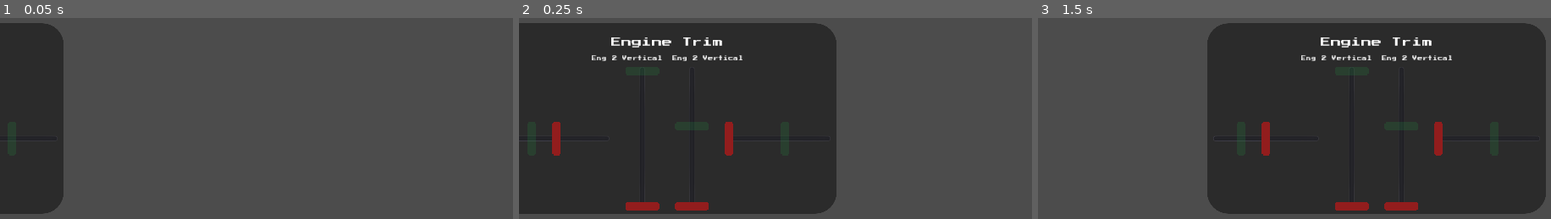
Above: before the commit, frames 1-3 (left to right).
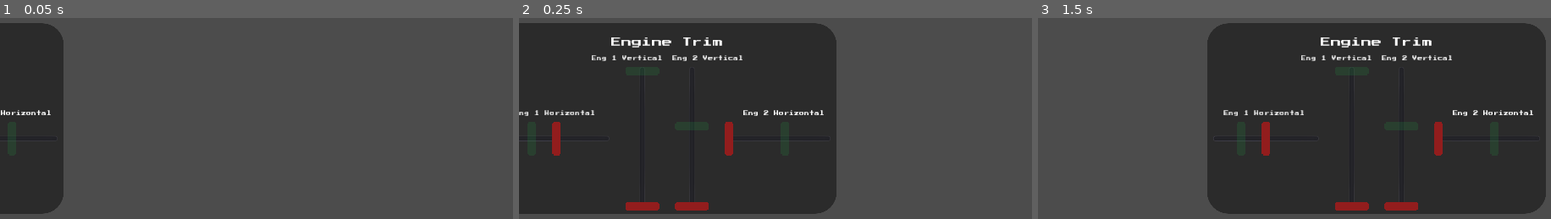
Above: after the commit, the same moments.

Repository: GTNT-Github/Astronaut-of-the-Month
Game: Godot game, scene res://assets/scenes/jobs/engineTrim.tscn
Two runs of this game, one before a commit and one after it. Both use one fixed random seed, a clock stepped at 60 frames per second and the inputs below. This scene is started directly instead of the project's main scene.
Inputs:
- Up to frame 1 (0.05 s): no input
- Up to frame 2 (0.25 s): no input
- Up to frame 3 (1.5 s): tap Enter at 0.5 s; hold D (ui_right) 0.53-1.28 s; tap Space at 1.25 s; hold S (ui_down) from 1.28 s (still down)

The runs differ from the first frame. In frame 1, 0.1% of the frame differs, in the area x 0-10%, y 45-49%; in frame 2, 0.4%; in frame 3, 0.4%, in the area x 36-97%, y 18-49%.

Commit message:
Client - Temp task

Diff:
--- a/Client/assets/scenes/jobs/chartCourse.tscn
+++ b/Client/assets/scenes/jobs/chartCourse.tscn
@@ -14,6 +14,12 @@
 size = 20
 use_filter = true
 font_data = ExtResource( 2 )
+
+[sub_resource type="DynamicFont" id=3]
+font_data = ExtResource( 2 )
+
+[sub_resource type="StyleBoxFlat" id=4]
+bg_color = Color( 0.0392157, 0.662745, 0, 1 )
 
 [node name="chartCourse" type="Panel"]
 anchor_right = 1.0
@@ -33,3 +39,127 @@
 text = "Input Waypoints"
 align = 1
 valign = 1
+
+[node name="Waypoints" type="GridContainer" parent="."]
+anchor_left = 0.5
+anchor_top = 0.5
+anchor_right = 0.5
+anchor_bottom = 0.5
+margin_left = -201.5
+margin_top = -95.0
+margin_right = 201.5
+margin_bottom = 95.0
+custom_constants/vseparation = 15
+custom_constants/hseparation = 100
+columns = 2
+
+[node name="Input0" type="LineEdit" parent="Waypoints"]
+margin_right = 202.0
+margin_bottom = 26.0
+size_flags_horizontal = 3
+custom_colors/font_color_uneditable = Color( 0, 0, 0, 1 )
+custom_fonts/font = SubResource( 3 )
+custom_styles/read_only = SubResource( 4 )
+align = 1
+max_length = 5
+placeholder_text = "Waypoint #1"
+caret_blink = true
+
+[node name="Waypoint0" type="Label" parent="Waypoints"]
+margin_left = 302.0
+margin_top = 5.0
+margin_right = 403.0
+margin_bottom = 21.0
+rect_min_size = Vector2( 101, 0 )
+custom_fonts/font = SubResource( 3 )
+text = "WWWWW"
+
+[node name="Input1" type="LineEdit" parent="Waypoints"]
+margin_top = 41.0
+margin_right = 202.0
+margin_bottom = 67.0
+size_flags_horizontal = 3
+custom_colors/font_color_uneditable = Color( 0, 0, 0, 1 )
+custom_fonts/font = SubResource( 3 )
+custom_styles/read_only = SubResource( 4 )
+align = 1
+max_length = 5
+placeholder_text = "Waypoint #2"
+
+[node name="Waypoint1" type="Label" parent="Waypoints"]
+margin_left = 302.0
+margin_top = 46.0
+margin_right = 403.0
+margin_bottom = 62.0
+rect_min_size = Vector2( 101, 0 )
+custom_fonts/font = SubResource( 3 )
+text = "WWWWW"
+
+[node name="Input2" type="LineEdit" parent="Waypoints"]
+margin_top = 82.0
+margin_right = 202.0
+margin_bottom = 108.0
+size_flags_horizontal = 3
+custom_colors/font_color_uneditable = Color( 0, 0, 0, 1 )
+custom_fonts/font = SubResource( 3 )
+custom_styles/read_only = SubResource( 4 )
+align = 1
+max_length = 5
+placeholder_text = "Waypoint #3"
+
+[node name="Waypoint2" type="Label" parent="Waypoints"]
+margin_left = 302.0
+margin_top = 87.0
+margin_right = 403.0
+margin_bottom = 103.0
+rect_min_size = Vector2( 101, 0 )
+custom_fonts/font = SubResource( 3 )
+text = "WWWWW"
+
+[node name="Input3" type="LineEdit" parent="Waypoints"]
+margin_top = 123.0
+margin_right = 202.0
+margin_bottom = 149.0
+size_flags_horizontal = 3
+custom_colors/font_color_uneditable = Color( 0, 0, 0, 1 )
+custom_fonts/font = SubResource( 3 )
+custom_styles/read_only = SubResource( 4 )
+align = 1
+max_length = 5
+placeholder_text = "Waypoint #4"
+
+[node name="Waypoint3" type="Label" parent="Waypoints"]
+margin_left = 302.0
+margin_top = 128.0
+margin_right = 403.0
+margin_bottom = 144.0
+rect_min_size = Vector2( 101, 0 )
+custom_fonts/font = SubResource( 3 )
+text = "WWWWW"
+
+[node name="Input4" type="LineEdit" parent="Waypoints"]
+margin_top = 164.0
+margin_right = 202.0
+margin_bottom = 190.0
+size_flags_horizontal = 3
+custom_colors/font_color_uneditable = Color( 0, 0, 0, 1 )
+custom_fonts/font = SubResource( 3 )
+custom_styles/read_only = SubResource( 4 )
+align = 1
+max_length = 5
+placeholder_text = "Waypoint #5"
+
+[node name="Waypoint4" type="Label" parent="Waypoints"]
+margin_left = 302.0
+margin_top = 169.0
+margin_right = 403.0
+margin_bottom = 185.0
+rect_min_size = Vector2( 101, 0 )
+custom_fonts/font = SubResource( 3 )
+text = "WWWWW"
+
+[connection signal="text_changed" from="Waypoints/Input0" to="." method="_waypoint_entered" binds= [ 0 ]]
+[connection signal="text_changed" from="Waypoints/Input1" to="." method="_waypoint_entered" binds= [ 1 ]]
+[connection signal="text_changed" from="Waypoints/Input2" to="." method="_waypoint_entered" binds= [ 2 ]]
+[connection signal="text_changed" from="Waypoints/Input3" to="." method="_waypoint_entered" binds= [ 3 ]]
+[connection signal="text_changed" from="Waypoints/Input4" to="." method="_waypoint_entered" binds= [ 4 ]]
--- a/Client/assets/scenes/jobs/engineTrim.tscn
+++ b/Client/assets/scenes/jobs/engineTrim.tscn
@@ -25,12 +25,14 @@
 font_data = ExtResource( 5 )
 
 [node name="engineTrim" type="Panel"]
-anchor_right = 1.0
-anchor_bottom = 1.0
-margin_left = 274.0
-margin_top = 68.0
-margin_right = -366.0
-margin_bottom = -292.0
+anchor_left = 0.5
+anchor_top = 0.5
+anchor_right = 0.5
+anchor_bottom = 0.5
+margin_left = -320.0
+margin_top = -180.0
+margin_right = 320.0
+margin_bottom = 180.0
 custom_styles/panel = SubResource( 1 )
 script = ExtResource( 6 )
 
@@ -119,18 +121,29 @@
 margin_bottom = 64.0
 texture = ExtResource( 3 )
 
-[node name="Label2" type="Label" parent="."]
+[node name="Eng1V2" type="Label" parent="."]
+anchor_right = 1.0
+margin_left = 27.0
+margin_top = 166.0
+margin_right = -453.0
+margin_bottom = 176.0
+custom_fonts/font = SubResource( 2 )
+text = "Eng 1 Horizontal"
+align = 1
+valign = 1
+
+[node name="Eng1V" type="Label" parent="."]
 anchor_right = 1.0
 margin_left = 170.0
 margin_top = 62.0
 margin_right = -330.0
 margin_bottom = 72.0
 custom_fonts/font = SubResource( 2 )
-text = "Eng 2 Vertical"
+text = "Eng 1 Vertical"
 align = 2
 valign = 1
 
-[node name="Label3" type="Label" parent="."]
+[node name="Eng2V" type="Label" parent="."]
 anchor_right = 1.0
 margin_left = 330.0
 margin_top = 62.0
@@ -138,6 +151,17 @@
 margin_bottom = 72.0
 custom_fonts/font = SubResource( 2 )
 text = "Eng 2 Vertical"
+valign = 1
+
+[node name="Eng1V3" type="Label" parent="."]
+anchor_right = 1.0
+margin_left = 460.0
+margin_top = 166.0
+margin_right = -20.0
+margin_bottom = 176.0
+custom_fonts/font = SubResource( 2 )
+text = "Eng 2 Horizontal"
+align = 1
 valign = 1
 
 [connection signal="drag_ended" from="Sliders/Engine0" to="." method="_value_set" binds= [ 0 ]]
--- /dev/null
+++ b/Client/assets/scenes/jobs/temperature.tscn
@@ -0,0 +1,103 @@
+[gd_scene load_steps=6 format=2]
+
+[ext_resource path="res://assets/scripts/jobs/temperature.gd" type="Script" id=1]
+[ext_resource path="res://assets/fonts/defaultFont.ttf" type="DynamicFontData" id=2]
+
+[sub_resource type="StyleBoxFlat" id=1]
+bg_color = Color( 0, 0, 0, 0.427451 )
+corner_radius_top_left = 40
+corner_radius_top_right = 40
+corner_radius_bottom_right = 40
+corner_radius_bottom_left = 40
+
+[sub_resource type="DynamicFont" id=3]
+size = 20
+use_filter = true
+font_data = ExtResource( 2 )
+
+[sub_resource type="DynamicFont" id=4]
+size = 40
+use_filter = true
+font_data = ExtResource( 2 )
+
+[node name="engineTrim" type="Panel"]
+anchor_left = 0.5
+anchor_top = 0.5
+anchor_right = 0.5
+anchor_bottom = 0.5
+margin_left = -320.0
+margin_top = -180.0
+margin_right = 320.0
+margin_bottom = 180.0
+custom_styles/panel = SubResource( 1 )
+script = ExtResource( 1 )
+
+[node name="Label" type="Label" parent="."]
+anchor_right = 1.0
+margin_top = 16.0
+margin_bottom = 56.0
+custom_fonts/font = SubResource( 3 )
+text = "Set Temperature"
+align = 1
+valign = 1
+
+[node name="Inputs" type="VBoxContainer" parent="."]
+anchor_left = 0.5
+anchor_top = 0.5
+anchor_right = 0.5
+anchor_bottom = 0.5
+margin_left = -100.0
+margin_top = -99.0
+margin_right = 100.0
+margin_bottom = 147.0
+custom_constants/separation = 20
+
+[node name="Target" type="Label" parent="Inputs"]
+margin_right = 200.0
+margin_bottom = 40.0
+custom_colors/font_color = Color( 0, 1, 0, 1 )
+custom_fonts/font = SubResource( 4 )
+text = "°"
+align = 1
+valign = 1
+
+[node name="Up" type="Button" parent="Inputs"]
+margin_top = 60.0
+margin_right = 200.0
+margin_bottom = 113.0
+size_flags_vertical = 3
+
+[node name="↑" type="Label" parent="Inputs/Up"]
+anchor_right = 1.0
+anchor_bottom = 1.0
+custom_fonts/font = SubResource( 4 )
+text = "↑"
+align = 1
+valign = 1
+
+[node name="Temp" type="Label" parent="Inputs"]
+margin_top = 133.0
+margin_right = 200.0
+margin_bottom = 173.0
+rect_min_size = Vector2( 200, 0 )
+custom_colors/font_color = Color( 1, 0, 0, 1 )
+custom_fonts/font = SubResource( 4 )
+text = "°"
+align = 1
+
+[node name="Down" type="Button" parent="Inputs"]
+margin_top = 193.0
+margin_right = 200.0
+margin_bottom = 246.0
+size_flags_vertical = 3
+
+[node name="↓" type="Label" parent="Inputs/Down"]
+anchor_right = 1.0
+anchor_bottom = 1.0
+custom_fonts/font = SubResource( 4 )
+text = "↓"
+align = 1
+valign = 1
+
+[connection signal="pressed" from="Inputs/Up" to="." method="_increase_temp"]
+[connection signal="pressed" from="Inputs/Down" to="." method="_decrease_temp"]
--- a/Client/assets/scripts/jobs.gd
+++ b/Client/assets/scripts/jobs.gd
@@ -11,14 +11,11 @@
 }
 
 
-func play_sound(sound,pitch = null):
+func play_sound(sound):
 	var soundNode = AudioStreamPlayer.new()
 	soundNode.stream = sounds[sound]
 	add_child(soundNode)
 	soundNode.play()
-
-	if pitch != null:
-		soundNode.pitch_scale = pitch
 
 	yield(soundNode,"finished")
 
--- /dev/null
+++ b/Client/assets/scripts/jobs/temperature.gd
@@ -0,0 +1,45 @@
+extends Jobs
+
+var target
+var temp
+
+func _ready() -> void:
+	set_tempature()
+	open_task()
+
+
+func set_tempature():
+	var rng = RandomNumberGenerator.new()
+	rng.seed = OS.get_system_time_msecs()
+
+	print(temp)
+	temp = rng.randi_range(50,80)
+	$Inputs/Temp.text = str(temp)+"°"
+
+	print(temp)
+	target = rng.randi_range(50,80)
+	target = rng.randi_range(50,80) if temp == target else target
+	$Inputs/Target.text = str(target)+"°"
+
+
+
+
+func _increase_temp() -> void:
+	if temp != target:
+		temp += 1
+		$Inputs/Temp.text = str(temp)+"°"
+		check_target()
+
+
+func _decrease_temp() -> void:
+	if temp != target:
+		temp -= 1
+		$Inputs/Temp.text = str(temp)+"°"
+		check_target()
+
+
+func check_target():
+	if temp == target:
+		$Inputs/Temp.add_color_override("font_color",Color(0,1,0))
+		yield(get_tree().create_timer(.3), "timeout")
+		close_task()
Not shown: 1 places in Client/assets/scenes/jobs/chartCourse.tscn that only renumber resources
